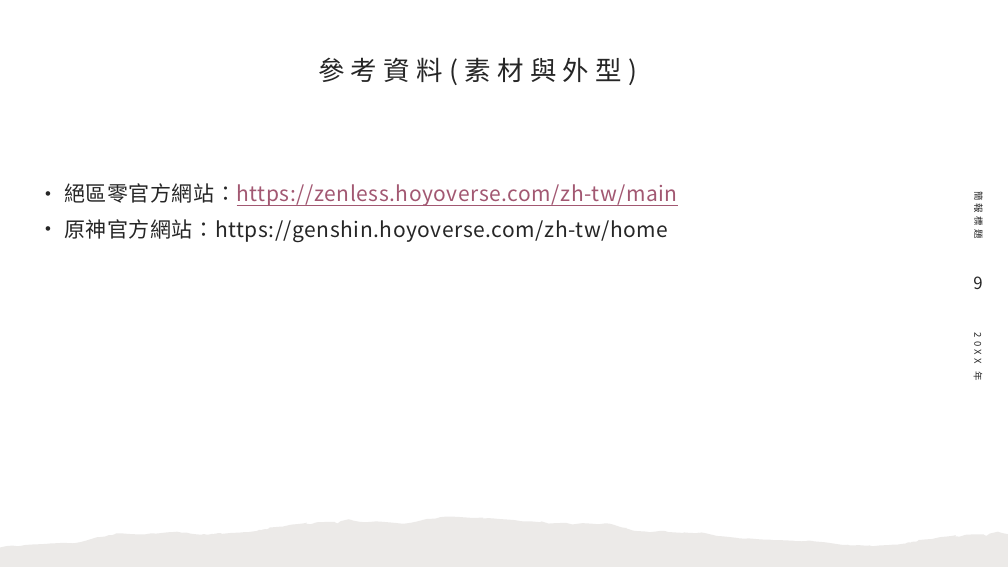
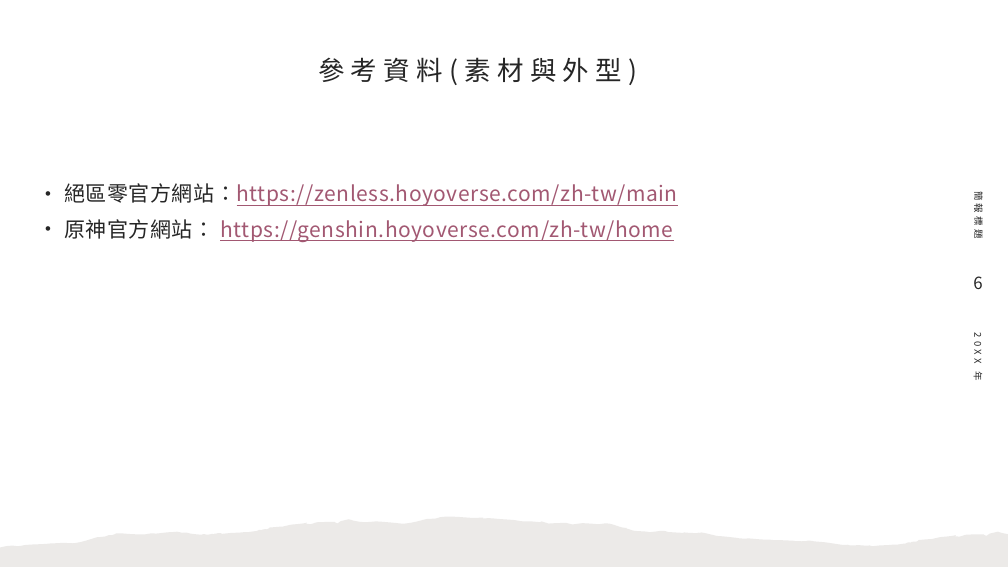
Before and after one commit to Jon-OuO/jonproject-myself, a slide deck: slide 6 of project/簡報標題.pptx (slide 9 before the commit). Drawn at 1008x567 pixels with LibreOffice and Linux fonts; fonts in the diff are those of the drawing. Boxes give left, top, right and bottom in pixels: in the first picture for what was removed or moved away, otherwise in the second. Text is boxed around its words. In the diff, an @@ line names an element or a change of style, - is before the commit and + after.

```diff
--- a/project/簡報標題.pptx
+++ b/project/簡報標題.pptx
@@ text at [64, 219, 673, 242]: text changed; text colour #262626 to #A25872 @@
-• 原神官方網站：https://genshin.hoyoverse.com/zh-tw/home
+• 原神官方網站： https://genshin.hoyoverse.com/zh-tw/home
@@ page number at [973, 276, 982, 289]: text changed @@
-9
+6
```
Also in this commit, not shown: 4 other slides changed, 1 slide added, 4 slides removed, 10 other files.
